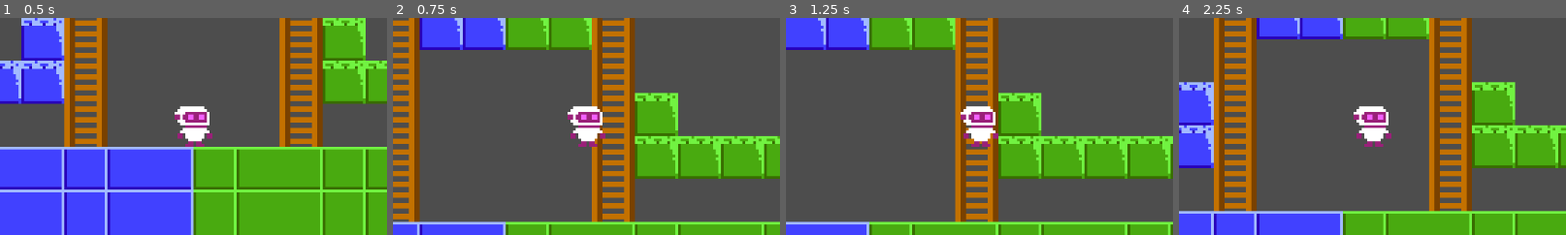
Above: before the commit, frames 1-4 (left to right).
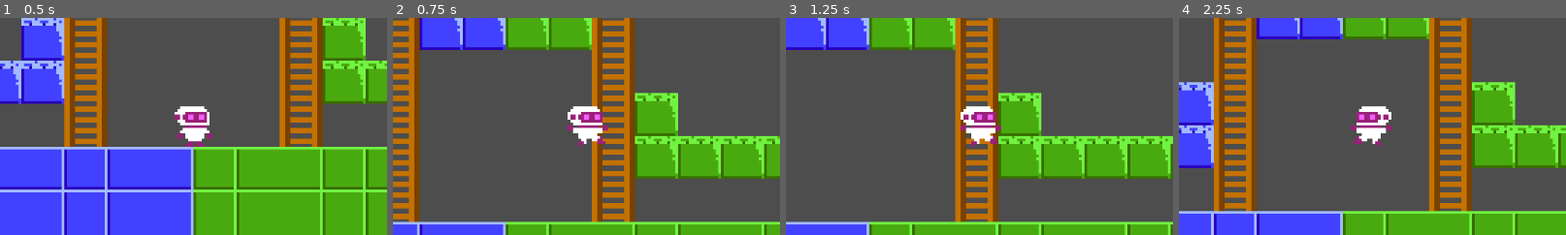
Above: after the commit, the same moments.

Repository: cheskya/ISCS3014-Project2
Game: Godot game, scene res://scenes/game.tscn
Two runs of this game, one before a commit and one after it. Both use one fixed random seed, a clock stepped at 60 frames per second and the inputs below.
Inputs:
- Up to frame 1 (0.5 s): no input
- Up to frame 2 (0.75 s): tap Enter at 0.5 s; hold Right (move_right) from 0.53 s (still down); tap Space (jump) at 0.6 s
- Up to frame 3 (1.25 s): keep holding Right (move_right); tap Space (jump) at 0.77, 1.07 s
- Up to frame 4 (2.25 s): tap Space (jump) at 1.25, 1.35, 1.52, 1.82, 2.1 s; tap Enter at 2 s; release Right (move_right) at 2.03 s; hold Left (move_left) from 2.03 s (still down)
The pictures show only the part of the screen within x 25-75%, y 34-84%; the shares and areas given below are measured in that part.

Frame 1 is identical in both runs. In frame 2, 0.5% of the frame differs, in the area x 45-56%, y 43-60%; in frame 3, 0.6%; in frame 4, 0.8%, in the area x 44-55%, y 40-60%.

Commit message:
Added animations.

Diff:
--- a/scenes/player.tscn
+++ b/scenes/player.tscn
@@ -1,20 +1,77 @@
-[gd_scene load_steps=7 format=3 uid="uid://dq47v8mhf8dft"]
+[gd_scene load_steps=13 format=3 uid="uid://dq47v8mhf8dft"]
 
 [ext_resource type="Texture2D" uid="uid://8sqjy2de648d" path="res://assets/humanoids/white.png" id="1_76tjv"]
 [ext_resource type="Script" path="res://scripts/player.gd" id="1_ovy04"]
+
+[sub_resource type="AtlasTexture" id="AtlasTexture_ct1it"]
+atlas = ExtResource("1_76tjv")
+region = Rect2(16, 0, 16, 16)
+
+[sub_resource type="AtlasTexture" id="AtlasTexture_jmhp7"]
+atlas = ExtResource("1_76tjv")
+region = Rect2(32, 0, 16, 16)
 
 [sub_resource type="AtlasTexture" id="AtlasTexture_1037t"]
 atlas = ExtResource("1_76tjv")
 region = Rect2(0, 0, 16, 16)
 
+[sub_resource type="AtlasTexture" id="AtlasTexture_gbr1n"]
+atlas = ExtResource("1_76tjv")
+region = Rect2(16, 0, 16, 16)
+
+[sub_resource type="AtlasTexture" id="AtlasTexture_ctwgc"]
+atlas = ExtResource("1_76tjv")
+region = Rect2(0, 16, 16, 16)
+
+[sub_resource type="AtlasTexture" id="AtlasTexture_g210n"]
+atlas = ExtResource("1_76tjv")
+region = Rect2(16, 16, 16, 16)
+
+[sub_resource type="AtlasTexture" id="AtlasTexture_wopt1"]
+atlas = ExtResource("1_76tjv")
+region = Rect2(32, 16, 16, 16)
+
 [sub_resource type="SpriteFrames" id="SpriteFrames_xr0xd"]
 animations = [{
+"frames": [{
+"duration": 1.0,
+"texture": SubResource("AtlasTexture_ct1it")
+}, {
+"duration": 1.0,
+"texture": SubResource("AtlasTexture_jmhp7")
+}],
+"loop": true,
+"name": &"climb",
+"speed": 5.0
+}, {
 "frames": [{
 "duration": 1.0,
 "texture": SubResource("AtlasTexture_1037t")
 }],
 "loop": true,
 "name": &"idle",
+"speed": 5.0
+}, {
+"frames": [{
+"duration": 1.0,
+"texture": SubResource("AtlasTexture_gbr1n")
+}],
+"loop": true,
+"name": &"jump",
+"speed": 5.0
+}, {
+"frames": [{
+"duration": 1.0,
+"texture": SubResource("AtlasTexture_ctwgc")
+}, {
+"duration": 1.0,
+"texture": SubResource("AtlasTexture_g210n")
+}, {
+"duration": 1.0,
+"texture": SubResource("AtlasTexture_wopt1")
+}],
+"loop": true,
+"name": &"run",
 "speed": 5.0
 }]
 
@@ -33,9 +90,9 @@
 
 [node name="AnimatedSprite2D" type="AnimatedSprite2D" parent="."]
 sprite_frames = SubResource("SpriteFrames_xr0xd")
-animation = &"idle"
+animation = &"jump"
 autoplay = "idle"
-frame_progress = 0.412724
+frame_progress = 0.479871
 
 [node name="CollisionShape2D" type="CollisionShape2D" parent="."]
 position = Vector2(0, 0.5)
--- a/scripts/player.gd
+++ b/scripts/player.gd
@@ -6,6 +6,8 @@
 var isClimbing : bool = false
 var XDirection
 var YDirection
+
+@onready var animated_sprite = $AnimatedSprite2D
 
 func _physics_process(delta: float) -> void:
 	# Add the gravity.
@@ -36,6 +38,22 @@
 		else:
 			velocity.y = move_toward(velocity.x, 0, SPEED)
 
+	# Flip the sprite depending on direction
+	if XDirection > 0:
+		animated_sprite.flip_h = false  # Moving right
+	elif XDirection < 0:
+		animated_sprite.flip_h = true   # Moving left
+
+	#Play animations
+	if isClimbing:
+		animated_sprite.play("climb")
+	elif not is_on_floor():
+		animated_sprite.play("jump")
+	elif XDirection != 0 and velocity.x != 0 and not is_on_wall():
+		animated_sprite.play("run")
+	else:
+		animated_sprite.play("idle")
+
 	move_and_slide()
 
 func _on_special_tile_check_body_entered(body: Node2D) -> void:
